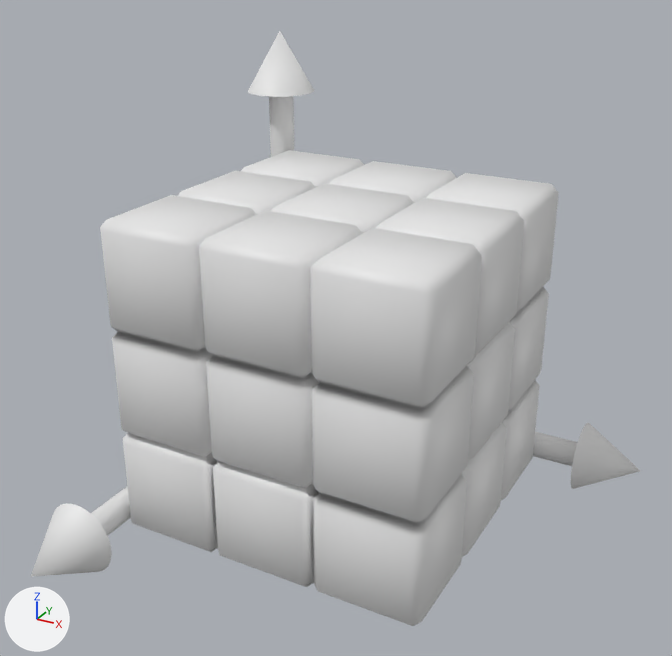
The glTF model public/modules/gltf/basic-scene.gltf as it was, and as the next commit left it.
Camera for both pictures: a 50 mm lens placed at (4.3, -6.85, 4.1), pointed at (1.41, -1.61, 1.47). Arrows for +X, +Y and +Z are at lower left; the lights stay in place. Where no turn or scale is listed for an object, it has been applied to the vertices.

Names of what the first picture shows: 'axisX', 'axisY', 'axisZ', 'cube'.
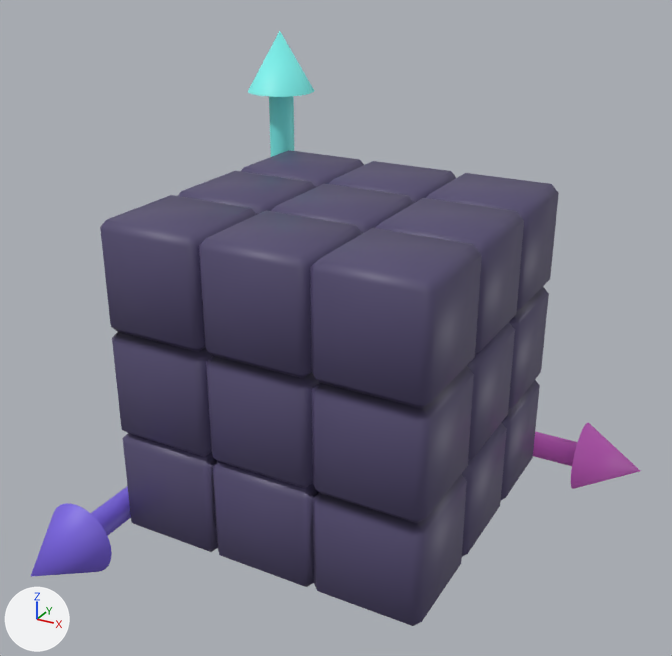
Where the change shows, as pixel boxes (x1, y1, x2, y2) in the pictures (672 x 656 px):
'cube', recoloured (grey to blue)
    both: (100, 150, 559, 626)
'axisZ', recoloured (white to blue)
    both: (31, 486, 131, 577)
'axisY', recoloured (white to cyan)
    both: (248, 31, 314, 157)
'axisX', recoloured
    both: (533, 423, 640, 489)

The change in detail:
Material '材质.001' (mat_材质_001) is new.
Its base color is (0.776, 0.144, 0.73) (pink #e46ade).
Material '材质.002' (mat_材质_002) is new.
Its base color is (0.195, 0.125, 0.753) (blue #7a63e1).
Material '材质' (mat_材质) is new.
Its base color is (0.205, 0.913, 0.871) (cyan #7df5f0).
Material '材质.003' (mat_材质_003) is new.
Its base color is (0.0865, 0.0704, 0.162) (dark blue #534b70).
me_cube has 568 vertices, 1188 faces and spans x -1.2..1.2, y -1.2..1.2, z -1.2..1.2.
me_cube now uses material mat_材质_003 (dark blue #534b70).
me_axis_001 has 97 vertices, 186 faces and spans x -0.28..0.28, y -0.29..0.28, z -0.1..3.25.
me_axis_001 now uses material mat_材质 (cyan #7df5f0).
me_axis_002 has 97 vertices, 186 faces and spans x -0.28..0.28, y -3.35..0.0, z -0.29..0.28.
me_axis_002 now uses material mat_材质_002 (blue #7a63e1).
me_axis_003 has 97 vertices, 186 faces and spans x 0.0..3.35, y -0.29..0.28, z -0.28..0.28.
me_axis_003 now uses material mat_材质_001 (pink #e46ade).
